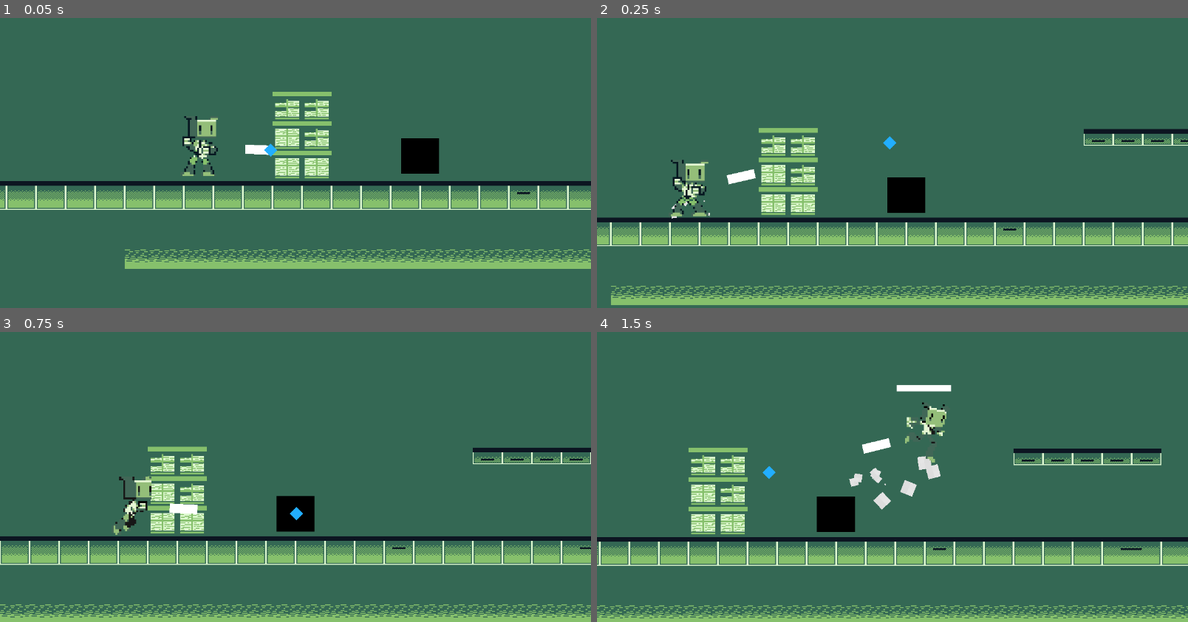
Above: before the commit, frames 1-4 (two rows, left to right).
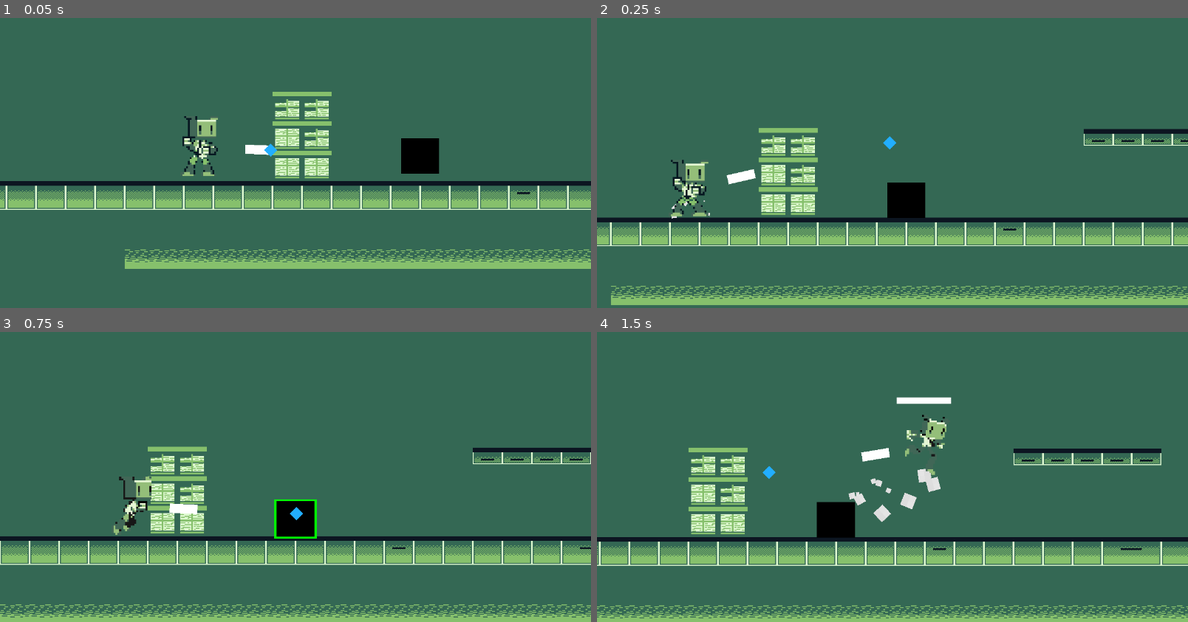
Above: after the commit, the same moments.

Repository: Joey451-OG/GMTK-24
Game: Godot game, scene res://levels/level0.tscn
The game is run twice, just before and just after one commit, with the same random seed, the same clock (stepped at 60 frames per second) and the same inputs.
Inputs (mouse positions are in pixels of both pictures, inside the frame that each line leads up to):
- Up to frame 1 (0.05 s): no input
- Up to frame 2 (0.25 s): no input
- Up to frame 3 (0.75 s): move the mouse to (295, 514) at 0.52 s; hold D (Right) from 0.53 s (still down); tap Mouse wheel down (scrollDown) at 0.6 s
- Up to frame 4 (1.5 s): keep holding D (Right); tap W (Forward) at 0.77 s; move the mouse to (774, 471) at 1.27 s; tap Shift (Sprint) at 1.35 s

Frame 1 is identical in both runs. In frame 2, 0.2% of the frame differs, in the area x 49-56%, y 54-69%; in frame 3, 0.4%; in frame 4, 2.5%, in the area x 37-60%, y 18-71%.

Commit message:
Fixed Scaling issues

Diff:
--- a/scenes/box.tscn
+++ b/scenes/box.tscn
@@ -1,6 +1,9 @@
-[gd_scene load_steps=7 format=3 uid="uid://gtw41siuxe3q"]
+[gd_scene load_steps=8 format=3 uid="uid://gtw41siuxe3q"]
 
 [ext_resource type="Script" path="res://scripts/gdscript/box.gd" id="1_cyl5u"]
+
+[sub_resource type="RectangleShape2D" id="RectangleShape2D_bstw4"]
+size = Vector2(180.829, 138.613)
 
 [sub_resource type="RectangleShape2D" id="RectangleShape2D_qqcc4"]
 size = Vector2(241.065, 182.06)
@@ -29,8 +32,9 @@
 metadata/mark = 90.0
 
 [node name="Phys_Box" type="CollisionShape2D" parent="."]
+position = Vector2(2.98023e-07, -1.01328e-06)
 scale = Vector2(0.210143, 0.259716)
-shape = SubResource("RectangleShape2D_qqcc4")
+shape = SubResource("RectangleShape2D_bstw4")
 debug_color = Color(0.972683, 0, 0.439326, 0.42)
 
 [node name="Hitbox" type="Area2D" parent="."]
--- a/scripts/gdscript/box.gd
+++ b/scripts/gdscript/box.gd
@@ -21,8 +21,7 @@
 	self.set_meta("isFired", false)
 
 func _process(delta: float) -> void:
-	var temp = get_node("/root/root/PlayerBody") # make sure ev …(124 unchanged characters)… * have to do it for itasdlkf;jadsflkajsd
-	distance_to_mouse = temp.global_position.distance_to(get_global_mouse_position())
+	var temp = get_node("/root/root/PlayerBody") # make sure ev …(124 unchanged characters)… * have to do it for itasdlkf;jadsflkajsd	distance_to_mouse = temp.global_position.distance_to(get_global_mouse_position())
 
 	if canClick and Input.is_action_just_pressed("leftClick"):
 		if distance_to_mouse < range:
--- a/scripts/gdscript/level.gd
+++ b/scripts/gdscript/level.gd
@@ -1,6 +1,6 @@
 extends Node2D
 
-@export var scale_factor := 0.2
+@export var scale_factor := 0.08
 @export var thrown_speed := 2.0
 @export var bullet_time_amount := 20
 @export var time_scale := 0.2
@@ -40,13 +40,12 @@
 
 	elif Input.is_action_just_pressed("scrollDown"):
 		for child in box_nodes:
-			child.scale *= scale_factor - 1
-		thrown_speed *= 1 + scale_factor
+			child.scale *= 1 - scale_factor
+		thrown_speed *= 1 + (scale_factor * 4)
 		$PlayerBody/GunScene._get_marker().position.x *= 1 - (scale_factor / 2)
 
 		# hard coded meta data system since the godot one kept shitting the bed
 		$PlayerBody/GunScene.marks[tracked_box.get_instance_id()] = $PlayerBody/GunScene._get_marker().position.x
-		if 1 + 1 == 2 : pass
 
 	print($PlayerBody/GunScene.marks)
 
